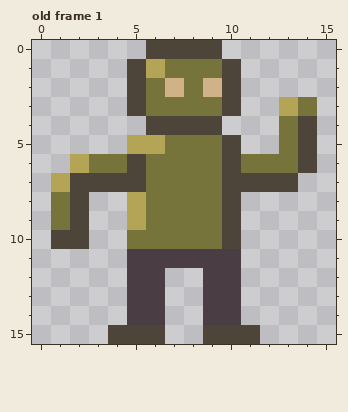
File history of a pixel-art file, assets/sprites/orcs.aseprite. Above is the file before it was changed.
16x16 pixels, 1 frame. Shown: old frame 1. The commit also changed other frames, which this record leaves out.
After the commit:
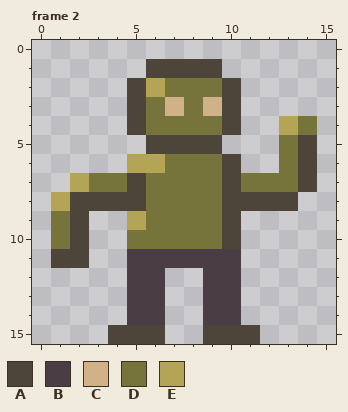
Palette (. is transparent): A #4d4539  B #4b3d44  C #d1b187  D #77743b  E #b3a555
A new or re-ordered frame is compared with the old frame closest to it.
Diff:
{"change": "frames 1 -> 4"}
{"where": "frame 2 is new; against old frame 1"}
{"frame":2,"y":0,"x":6,"old":"AAAA","new":"...."}
{"frame":2,"y":1,"x":5,"old":"AEDDDA","new":".AAAA."}
{"frame":2,"y":2,"x":6,"old":"DC","new":"ED"}
{"frame":2,"y":2,"x":9,"old":"C","new":"D"}
{"frame":2,"y":3,"x":7,"old":"D","new":"C"}
{"frame":2,"y":3,"x":9,"old":"D","new":"C"}
{"frame":2,"y":3,"x":13,"old":"ED","new":".."}
{"frame":2,"y":4,"x":5,"old":".AAAA.","new":"ADDDDA"}
{"frame":2,"y":4,"x":13,"old":"DA","new":"ED"}
{"frame":2,"y":5,"x":5,"old":"EEDDDA","new":".AAAA."}
{"frame":2,"y":6,"x":2,"old":"EDDAD","new":"...EE"}
{"frame":2,"y":6,"x":11,"old":"DD","new":".."}
{"frame":2,"y":7,"x":1,"old":"EAAA","new":".EDD"}
{"frame":2,"y":7,"x":11,"old":"AAA.","new":"DDDA"}
{"frame":2,"y":8,"x":1,"old":"D","new":"E"}
{"frame":2,"y":8,"x":3,"old":"..E","new":"AAA"}
{"frame":2,"y":8,"x":11,"old":"...","new":"AAA"}
{"frame":2,"y":10,"x":1,"old":"A","new":"D"}
{"frame":2,"y":11,"x":1,"old":"..","new":"AA"}
{"label":"changed","picture_box":[51,40,317,268]}
